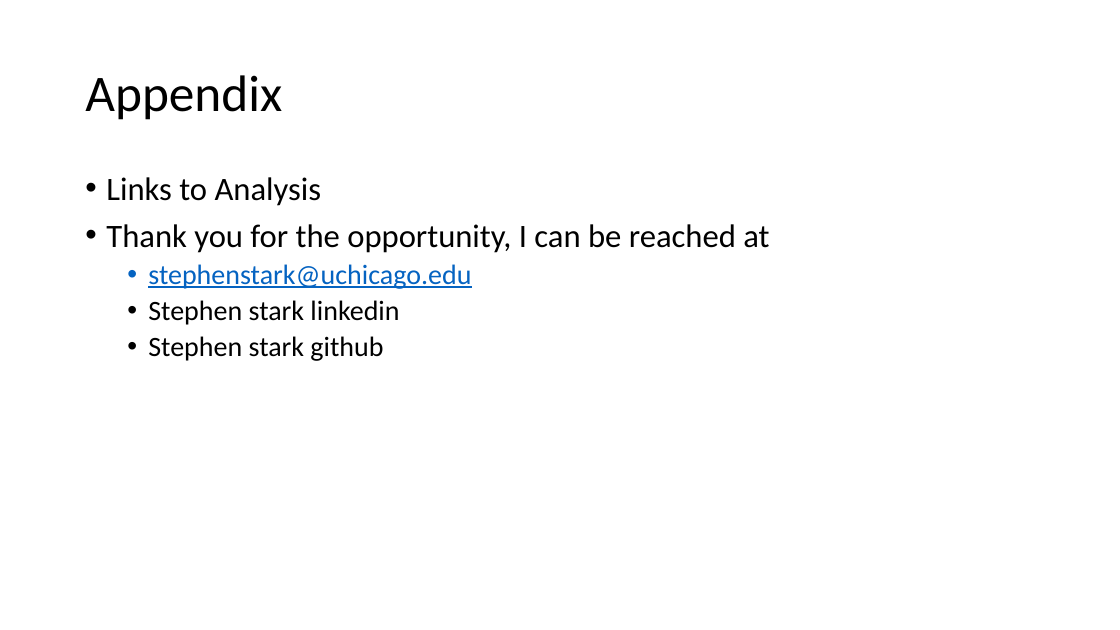
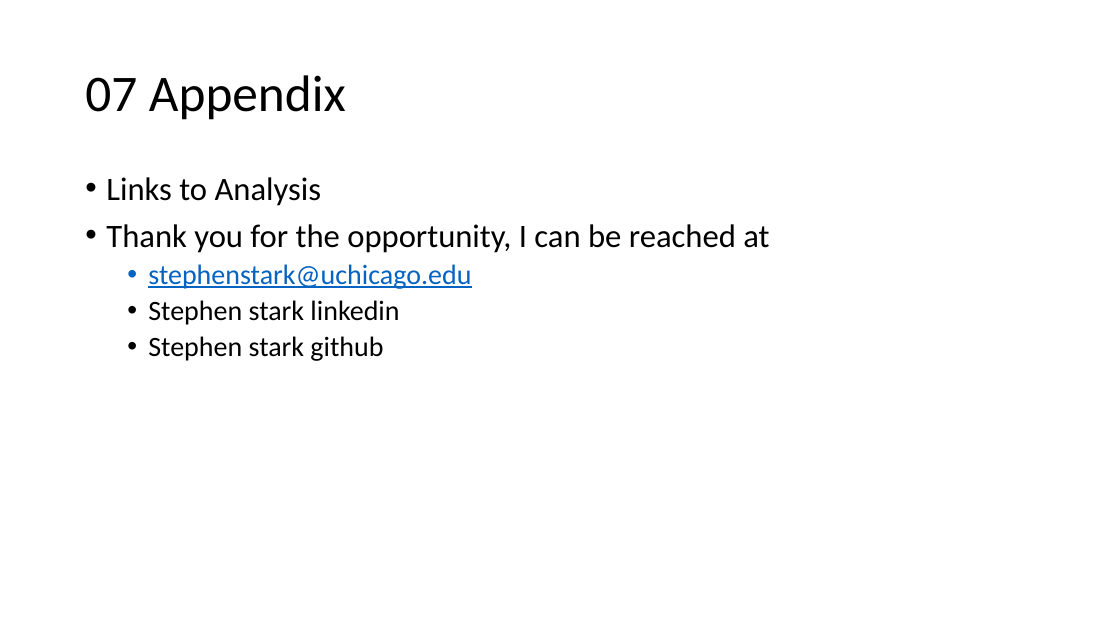
Before and after one commit to sstarkjr/PM_MarketAnalysis, a slide deck: slide 20 of Stephen_Stark_Analysis.pptx. Drawn at 1120x630 pixels with LibreOffice and Linux fonts; fonts in the diff are those of the drawing. Boxes give left, top, right and bottom in pixels: in the first picture for what was removed or moved away, otherwise in the second. Text is boxed around its words. In the diff, an @@ line names an element or a change of style, - is before the commit and + after.

```diff
--- a/Stephen_Stark_Analysis.pptx
+++ b/Stephen_Stark_Analysis.pptx
@@ title at [85, 75, 346, 120]: text changed @@
-Appendix
+07 Appendix
```
Also in this commit, not shown: 12 other slides changed, 3 slides added, 3 slides removed, 8 other files.
